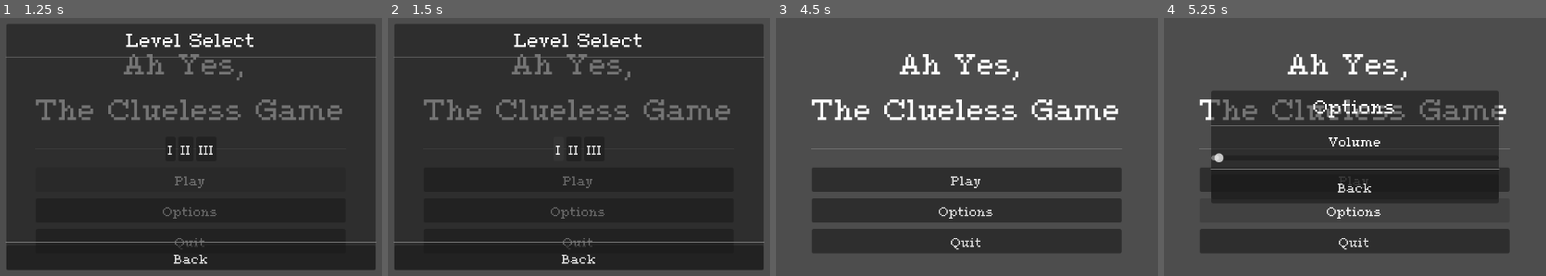
Above: before the commit, frames 1-4 (left to right).
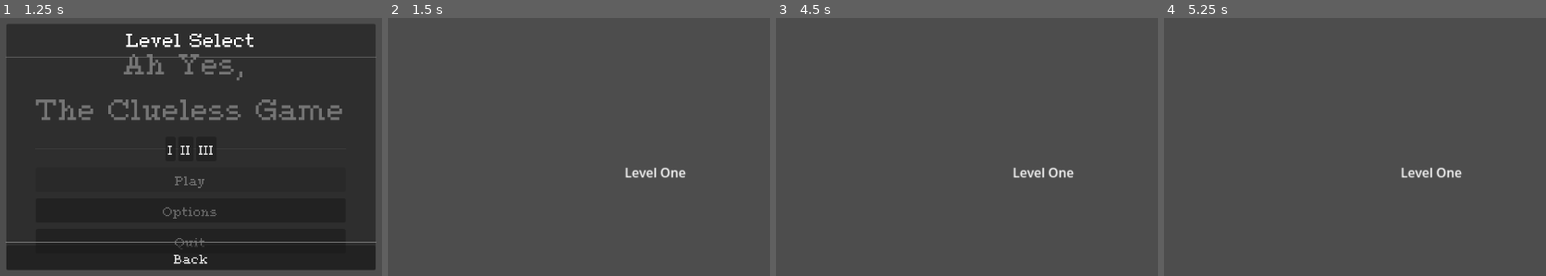
Above: after the commit, the same moments.

Repository: SmithyMKPK/SPRING-RGDC-GAME-JAM-2026
Game: Godot game, scene res://menu_scenes/main_menu.tscn
The game is run twice, just before and just after one commit, with the same random seed, the same clock (stepped at 60 frames per second) and the same inputs. The project has no main scene, so this scene is started directly. The engine's default icon, where the game draws it, is replaced by a stand-in: a white triangle on a blue panel in a dark square.
Inputs (mouse positions are in pixels of both pictures, inside the frame that each line leads up to):
- Up to frame 1 (1.25 s): click "Play" at 0.5 s
- Up to frame 2 (1.5 s): click "I" at 1.25 s
- Up to frame 3 (4.5 s): click (963, 149) at 2 s, where only the run before the commit has a clickable "II"; click (982, 149) at 2.75 s, where only the run before the commit has a clickable "III"; click (967, 180) at 3.5 s, where only the run before the commit has a clickable "Play"; click (967, 257) at 4.25 s, where only the run before the commit has a clickable "Back"
- Up to frame 4 (5.25 s): click (1355, 211) at 5 s, where only the run before the commit has a clickable "Options"

Frame 1 is identical in both runs. In frame 2, 89% of the frame differs, in the area x 1-99%, y 2-98%; in frame 3, 26%; in frame 4, 41%.

Commit message:
add: level changing

Diff:
--- a/levels/one/level_one_concept.tscn
+++ b/levels/one/level_one_concept.tscn
@@ -8,11 +8,21 @@
 script = ExtResource("1_0ilb4")
 following_camera = NodePath("Level Camera")
 
+[node name="Label" type="Label" parent="." unique_id=1064741092]
+offset_right = 192.0
+offset_bottom = 64.0
+text = "Level One"
+horizontal_alignment = 1
+vertical_alignment = 1
+
 [node name="Light Node" parent="." unique_id=356253661 instance=ExtResource("2_ugmvj")]
+visible = false
 position = Vector2(1152, 0)
 
 [node name="Light Node2" parent="." unique_id=731427006 instance=ExtResource("2_ugmvj")]
+visible = false
 
 [node name="Level Camera" type="Camera2D" parent="." unique_id=66409299]
+visible = false
 zoom = Vector2(1.25, 1.25)
 script = ExtResource("3_4whr4")
--- /dev/null
+++ b/levels/three/level_three_concept.tscn
@@ -0,0 +1,28 @@
+[gd_scene format=3 uid="uid://0h6sisv7y652"]
+
+[ext_resource type="Script" uid="uid://bg2t5xitg0v7q" path="res://levels/level.gd" id="1_edg7a"]
+[ext_resource type="PackedScene" uid="uid://btc7md5rfjjqr" path="res://light_node/light_node.tscn" id="2_fyvwc"]
+[ext_resource type="Script" uid="uid://bqfjpxh61soai" path="res://levels/level_camera.gd" id="3_ap2sm"]
+
+[node name="Level Three Concept" type="Node2D" unique_id=2114181627 node_paths=PackedStringArray("following_camera")]
+script = ExtResource("1_edg7a")
+following_camera = NodePath("Level Camera")
+
+[node name="Label" type="Label" parent="." unique_id=1064741092]
+offset_right = 192.0
+offset_bottom = 64.0
+text = "Level Three"
+horizontal_alignment = 1
+vertical_alignment = 1
+
+[node name="Light Node" parent="." unique_id=356253661 instance=ExtResource("2_fyvwc")]
+visible = false
+position = Vector2(1152, 0)
+
+[node name="Light Node2" parent="." unique_id=731427006 instance=ExtResource("2_fyvwc")]
+visible = false
+
+[node name="Level Camera" type="Camera2D" parent="." unique_id=66409299]
+visible = false
+zoom = Vector2(1.25, 1.25)
+script = ExtResource("3_ap2sm")
--- /dev/null
+++ b/levels/two/level_two_concept.tscn
@@ -0,0 +1,28 @@
+[gd_scene format=3 uid="uid://cyx1afkomfkun"]
+
+[ext_resource type="Script" uid="uid://bg2t5xitg0v7q" path="res://levels/level.gd" id="1_5rxxd"]
+[ext_resource type="PackedScene" uid="uid://btc7md5rfjjqr" path="res://light_node/light_node.tscn" id="2_2gti5"]
+[ext_resource type="Script" uid="uid://bqfjpxh61soai" path="res://levels/level_camera.gd" id="3_2xqre"]
+
+[node name="Level Two Concept" type="Node2D" unique_id=2114181627 node_paths=PackedStringArray("following_camera")]
+script = ExtResource("1_5rxxd")
+following_camera = NodePath("Level Camera")
+
+[node name="Label" type="Label" parent="." unique_id=1064741092]
+offset_right = 192.0
+offset_bottom = 64.0
+text = "Level Two"
+horizontal_alignment = 1
+vertical_alignment = 1
+
+[node name="Light Node" parent="." unique_id=356253661 instance=ExtResource("2_2gti5")]
+visible = false
+position = Vector2(1152, 0)
+
+[node name="Light Node2" parent="." unique_id=731427006 instance=ExtResource("2_2gti5")]
+visible = false
+
+[node name="Level Camera" type="Camera2D" parent="." unique_id=66409299]
+visible = false
+zoom = Vector2(1.25, 1.25)
+script = ExtResource("3_2xqre")
--- a/menu_scenes/level_selection_menu.gd
+++ b/menu_scenes/level_selection_menu.gd
@@ -13,7 +13,13 @@
 
 ## Acts on a level being pressed
 func _on_level_button_pressed(level_number: int) -> void:
-	print(level_number)
+	match level_number:
+		1:
+			get_tree().change_scene_to_file("res://levels/one/level_one_concept.tscn")
+		2:
+			get_tree().change_scene_to_file("res://levels/two/level_two_concept.tscn")
+		3:
+			get_tree().change_scene_to_file("res://levels/three/level_three_concept.tscn")
 
 ## Acts on the back button getting presses
 func _on_back_button_pressed() -> void:
Not shown, added: assets/character_sprite_sheets/light-spot.png.import
Not shown, added: assets/tilesets/tileset-export-r2.png.import
